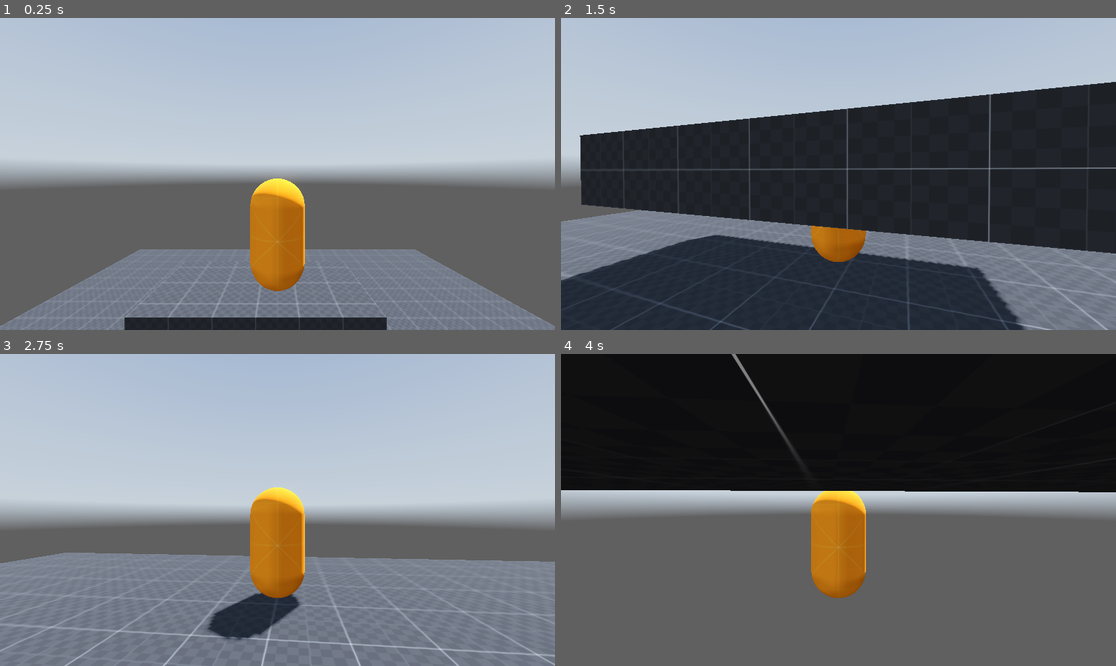
Above: before the commit, frames 1-4 (two rows, left to right).
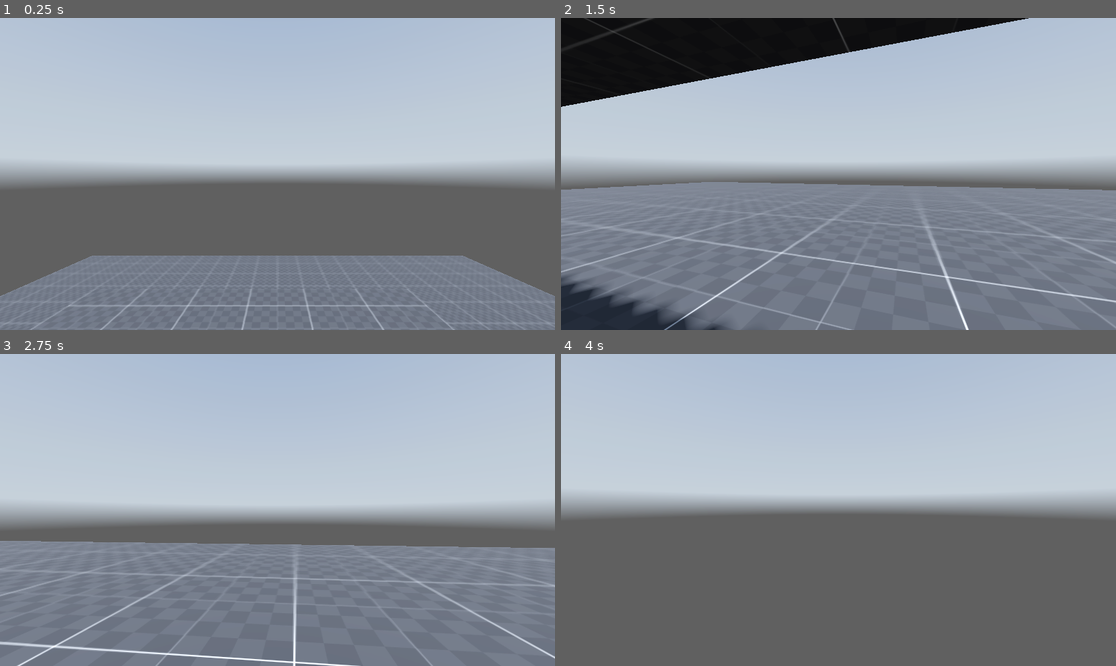
Above: after the commit, the same moments.

Repository: BryanDistefano2001/abandonware2.0
Game: Godot game, scene res://scenes/world.tscn
Same seed, same stepped clock (60 frames per second), same inputs: the game is played once before the commit and once after it. A sky picture missing from this copy of the repository is replaced by a grey-blue gradient.
Inputs (mouse positions are in pixels of both pictures, inside the frame that each line leads up to):
- Up to frame 1 (0.25 s): no input
- Up to frame 2 (1.5 s): move the mouse to (866, 174) at 0.52 s; hold Ctrl (crouch) 0.53-1.28 s; hold W (forward) from 0.53 s (still down); click (866, 174) at 0.67 s; tap Space (jump) at 0.77 s; move the mouse to (810, 174) at 1.27 s; tap Shift (sprint) at 1.35 s
- Up to frame 3 (2.75 s): keep holding W (forward); tap Space (jump) at 1.52 s; move the mouse to (288, 503) at 2.02 s; hold Ctrl (crouch) from 2.03 s (still down)
- Up to frame 4 (4 s): keep holding W (forward); move the mouse to (832, 516) at 2.77 s; release Ctrl (crouch) at 2.78 s; tap Shift (sprint) at 2.85 s; click (832, 516) at 2.92 s; tap Space (jump) at 3.02, 3.77 s; move the mouse to (877, 513) at 3.52 s; hold Ctrl (crouch) from 3.53 s (still down)

The runs differ from the first frame. In frame 1, 9.7% of the frame differs, in the area x 0-100%, y 51-100%; in frame 2, 69%, in the area x 0-100%, y 0-100%; in frame 3, 11%; in frame 4, 47%.

Commit message:
Revert "commit"
This reverts commit 6f2e45eb7f7cb9c56d4b9b2cf89fdb00da72c9e4.

Diff:
--- a/scenes/player.tscn
+++ b/scenes/player.tscn
@@ -43,7 +43,6 @@
 transform = Transform3D(1, 0, 0, 0, 1, 0, 0, 0, 1, 0, 2, 0)
 
 [node name="Camera3D" type="Camera3D" parent="pivot"]
-transform = Transform3D(1, 0, 0, 0, 1, 0, 0, 0, 1, 0, 1.08242, 3.75053)
 
 [node name="MeshInstance3D" type="MeshInstance3D" parent="."]
 transform = Transform3D(1, 0, 0, 0, 1, 0, 0, 0, 1, 0, 1, 0)
